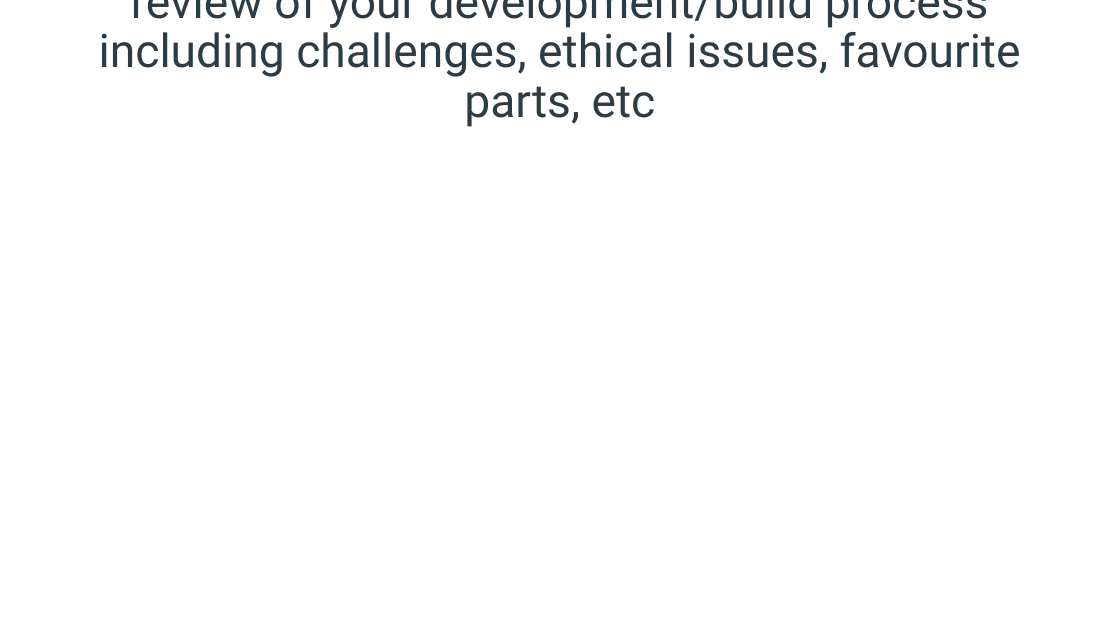
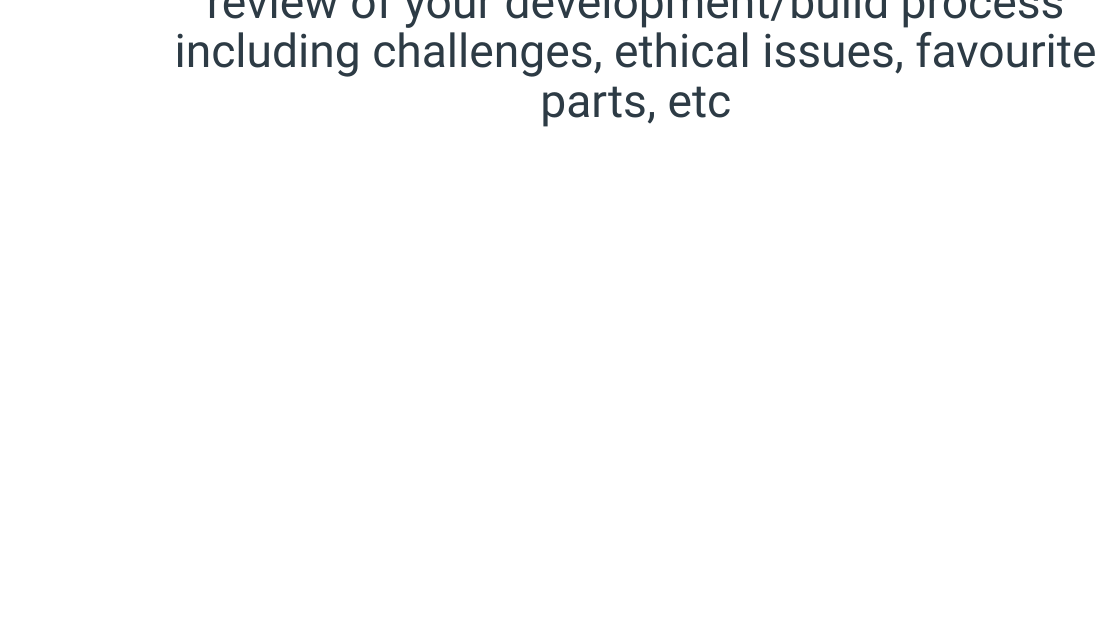
Before and after one commit to owshepherd/rails-app-ca, a slide deck: slide 16 of a-presentation/rails_app_presentation.pptx. Drawn at 1120x630 pixels with LibreOffice and Linux fonts; fonts in the diff are those of the drawing; background and template pictures are left out. Boxes give left, top, right and bottom in pixels: in the first picture for what was removed or moved away, otherwise in the second. Text is boxed around its words. In the diff, an @@ line names an element or a change of style, - is before the commit and + after.

```diff
--- a/a-presentation/rails_app_presentation.pptx
+++ b/a-presentation/rails_app_presentation.pptx
@@ title "review of your development/build process ...": place and size @@
-title "review of your development/build process ..." at <box>99,0,1021,127</box>
+title "review of your development/build process ..." at <box>175,0,1096,127</box>
```
Also in this commit, not shown: 7 other slides changed, 2 slides added, 2 slides removed, 1 other file.
